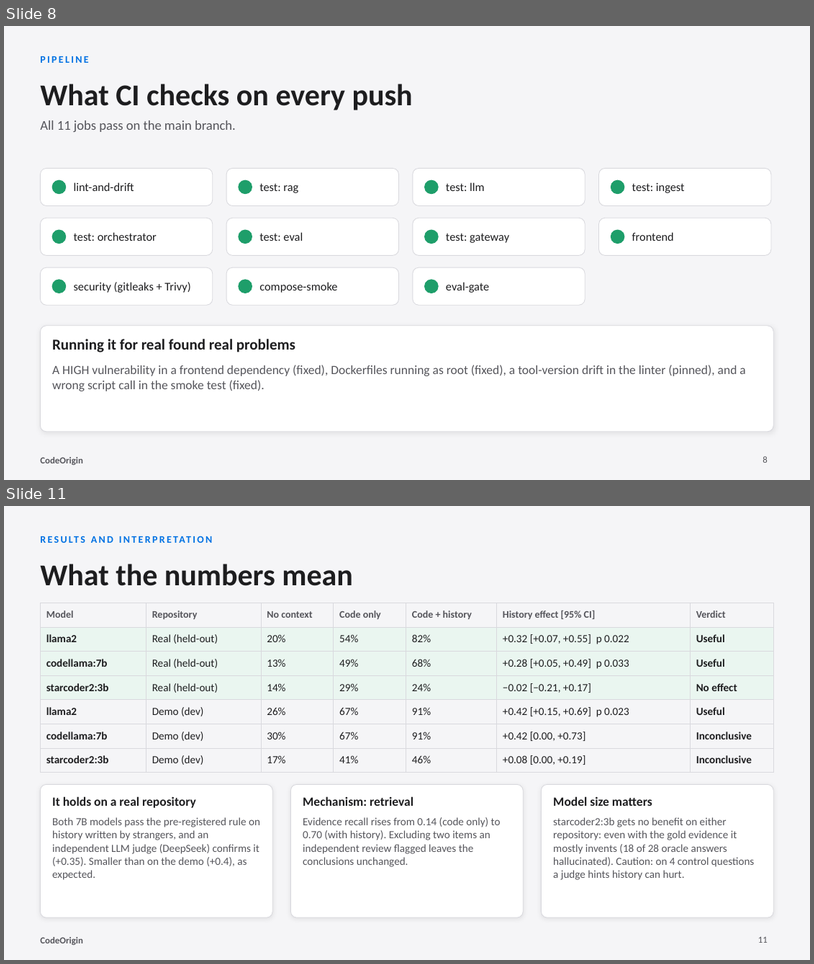
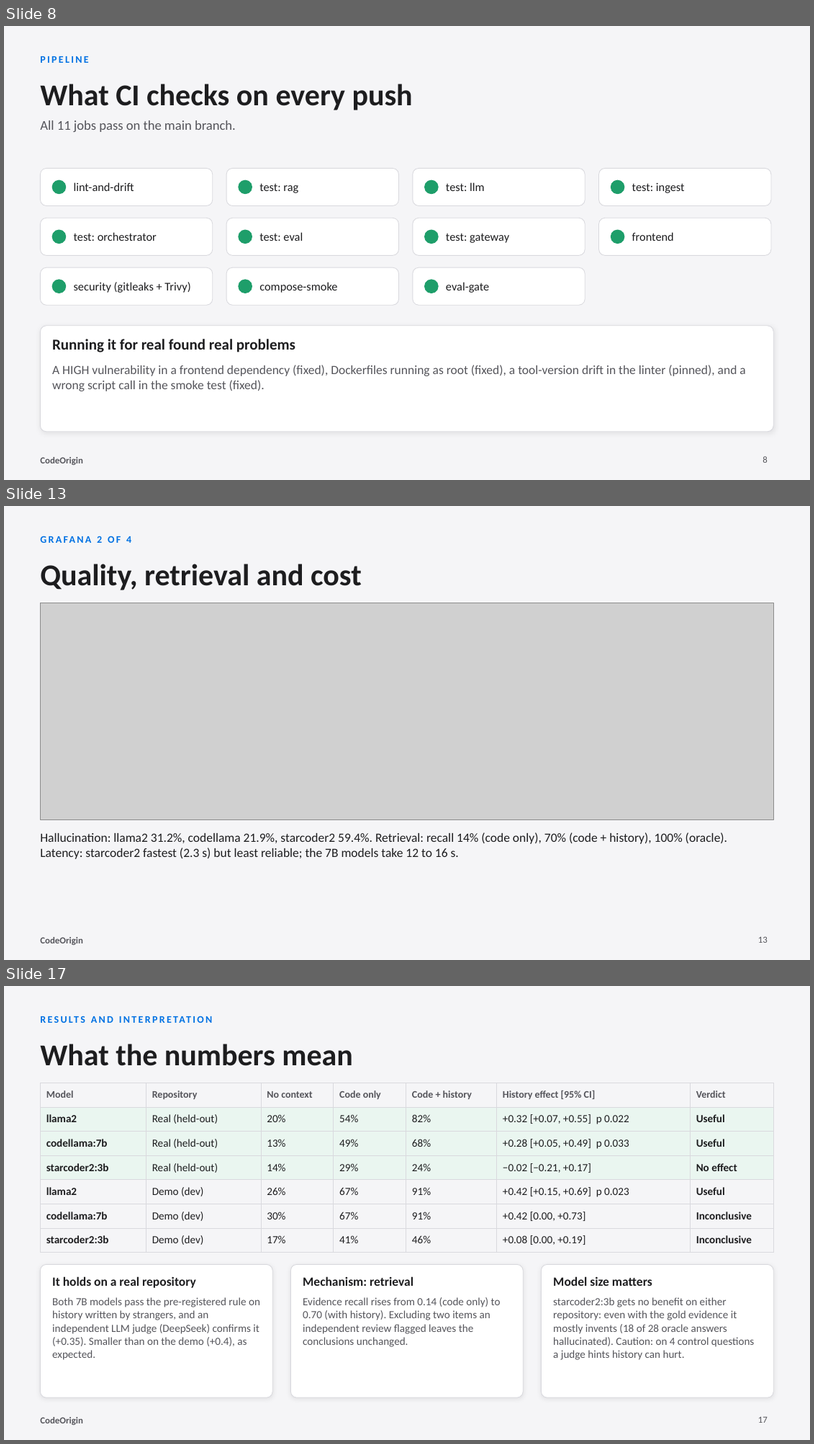
Before and after one commit to IATESPAGHETTI/Code_Origin, a slide deck: docs/CodeOrigin_presentation.pptx. Shown one above the other, each under a label of ours: slides 8 and 11 before the commit, slides 8, 13 and 17 after it; the slides between them are not shown. The pictures are 814x964 and 814x1444 pixels, drawn with LibreOffice and Linux fonts; fonts in the diff are those of the drawing; grey boxes stand for pictures. Boxes give left, top, right and bottom in pixels: in the first picture for what was removed or moved away, otherwise in the second. Text is boxed around its words. In the diff, an @@ line names an element or a change of style, - is before the commit and + after.

```diff
--- a/docs/CodeOrigin_presentation.pptx
+++ b/docs/CodeOrigin_presentation.pptx
@@ slide 13 added at (4,506,810,960), background #F5F5F7; not listed: 1 template element that a slide beside it also shows @@
@@ text added at (97,536,131,543), 12 pt, text #0071E3, bold @@
+GRAFANA 2 OF 4
@@ text added at (40,564,362,590), 36 pt, text #1D1D1F, bold @@
+Quality, retrieval and cost
@@ picture added at (40,602,774,820) @@
@@ text added at (40,832,728,859), 15 pt, text #1D1D1F @@
+Hallucination: llama2 31.2%, codellama 21.9%, starcoder2 59.4%. Retrieval: recall 14% (code only), 70% (code + history), 100% (oracle). Latency: starcoder2 fastest (2.3 s) but least reliable; the 7B models take 12 to 16 s.
@@ page number added at (759,936,768,942), 11 pt, text #55555B @@
+13
@@ what was slide 11 is now slide 17 @@
@@ page number at (759,1417,768,1422): text changed @@
-11
+17
```
Also in this commit, not shown: 1 slide changed, 6 other slides added, 1 slide removed, 19 other files.
